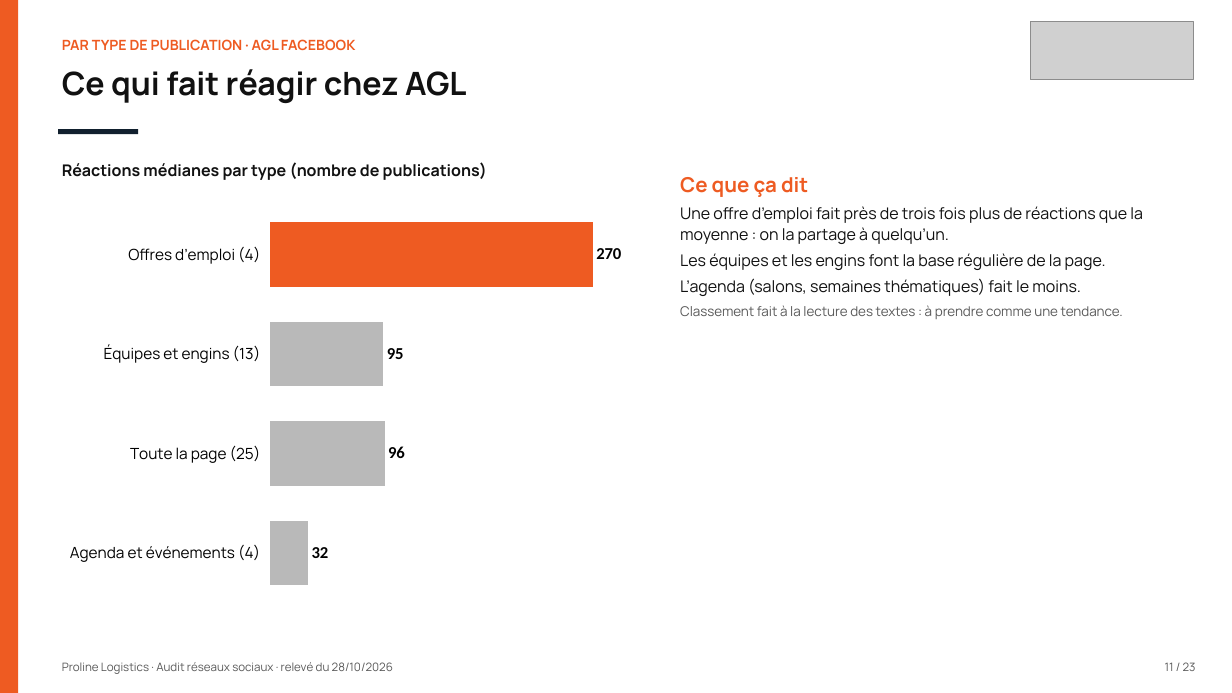
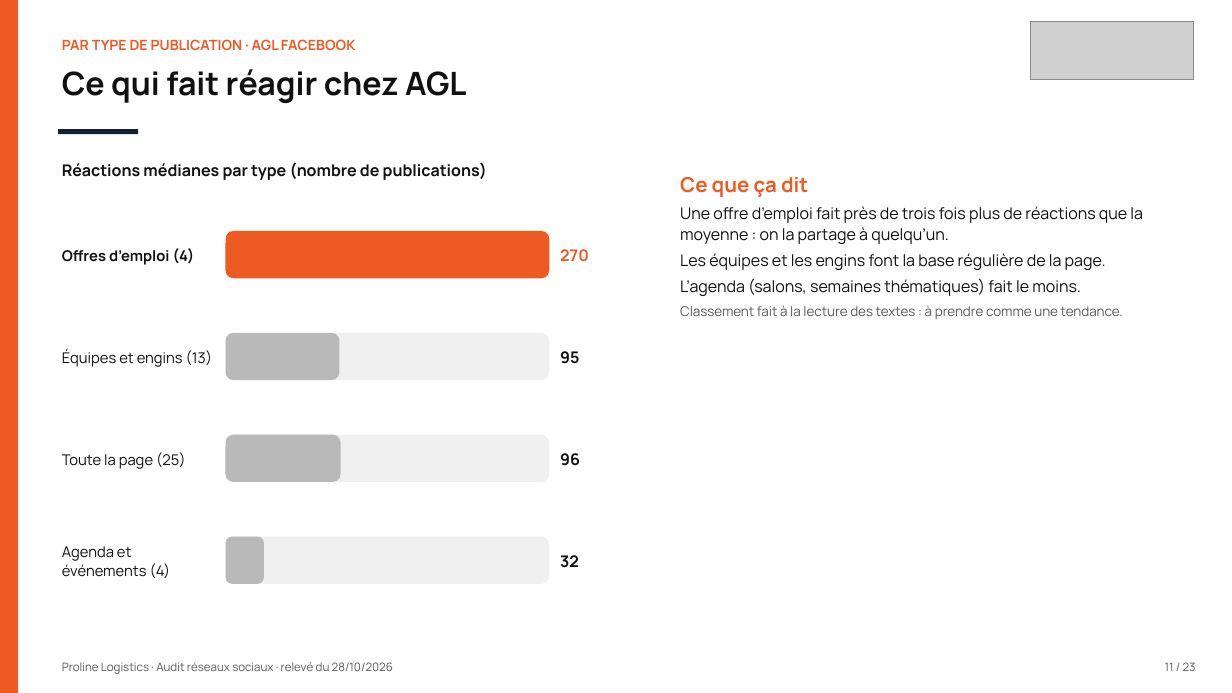
Before and after one commit to leslita06/fatima-unifood-fictif, a slide deck: slide 11 of tmp-tj/261028_proline-logistics_audit-reseaux-sociaux_v1.pptx. Drawn at 1232x693 pixels with LibreOffice and Linux fonts; fonts in the diff are those of the drawing; grey boxes stand for pictures. Boxes give left, top, right and bottom in pixels: in the first picture for what was removed or moved away, otherwise in the second. Text is boxed around its words. In the diff, an @@ line names an element or a change of style, - is before the commit and + after.

Commit message:
tmp

```diff
--- a/tmp-tj/261028_proline-logistics_audit-reseaux-sociaux_v1.pptx
+++ b/tmp-tj/261028_proline-logistics_audit-reseaux-sociaux_v1.pptx
@@ bar chart removed at (58,197,640,612) @@
-categories: Agenda et événements (4), Toute la page (25), Équipes et engins (13), Offres d’emploi (4)
-Series 1: 32, 96, 95, 270
@@ rounded rectangle added at (226,231,549,278), fill #EE5B22 @@
@@ text added at (62,248,195,265), 11.5 pt, text #111111, bold @@
+Offres d’emploi (4)
@@ text added at (560,249,589,262), 12.5 pt, text #EE5B22, bold @@
+270
@@ text added at (62,350,213,367), 11.5 pt, text #111111 @@
+Équipes et engins (13)
@@ rounded rectangle added at (226,333,549,380), fill #F0F0F0 @@
@@ rounded rectangle added at (226,333,339,380), fill #B9B9B9 @@
@@ text added at (560,351,579,364), 12.5 pt, text #111111, bold @@
+95
@@ rounded rectangle added at (226,434,549,482), fill #F0F0F0 @@
@@ rounded rectangle added at (226,434,341,482), fill #B9B9B9 @@
@@ text added at (62,452,186,469), 11.5 pt, text #111111 @@
+Toute la page (25)
@@ text added at (560,453,580,466), 12.5 pt, text #111111, bold @@
+96
@@ rounded rectangle added at (226,537,549,584), fill #F0F0F0 @@
@@ rounded rectangle added at (226,537,264,584), fill #B9B9B9 @@
@@ text added at (62,546,171,578), 11.5 pt, text #111111 @@
+Agenda et événements (4)
@@ text added at (560,555,579,568), 12.5 pt, text #111111, bold @@
+32
```
Also in this commit, not shown: 2 other slides changed.
